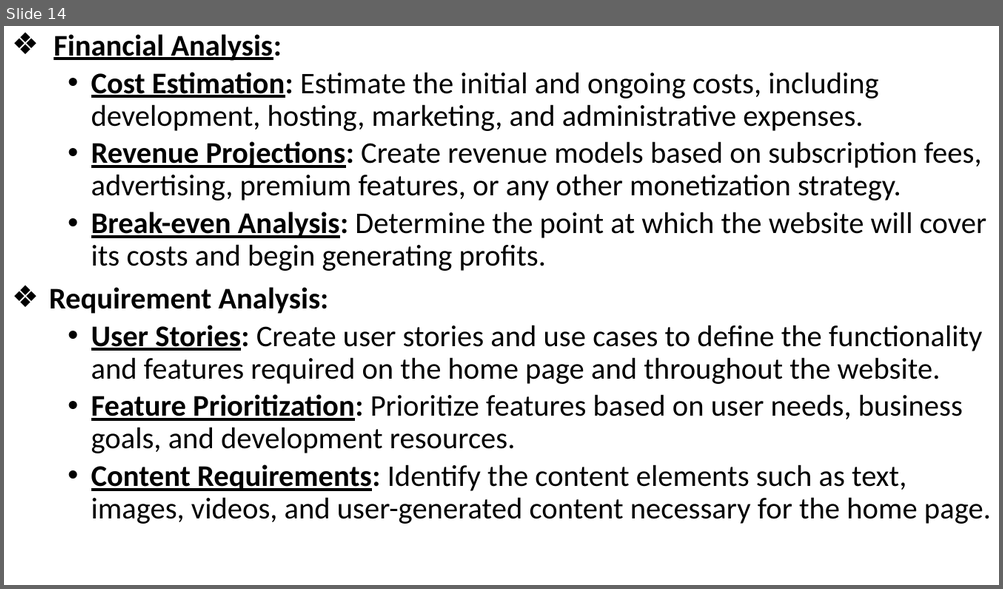
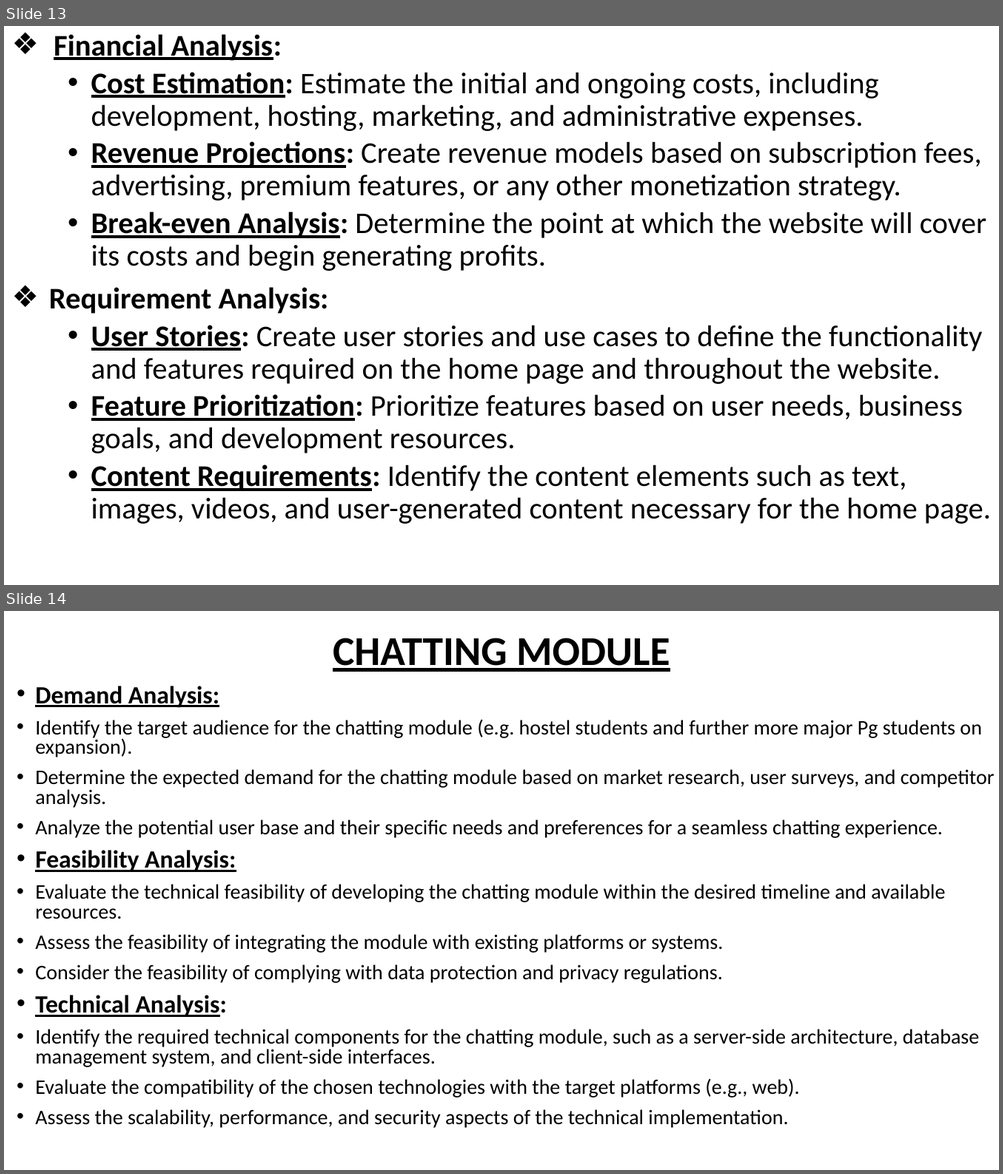
Before and after one commit to AyushPrasad-ap/RoomR, a slide deck: PBL ppt draft1.pptx. Shown one above the other, each under a label of ours: slide 14 before the commit, slides 13 and 14 after it. The pictures are 1003x589 and 1003x1174 pixels, drawn with LibreOffice and Linux fonts; fonts in the diff are those of the drawing. Boxes give left, top, right and bottom in pixels: in the first picture for what was removed or moved away, otherwise in the second. Text is boxed around its words. In the diff, an @@ line names an element or a change of style, - is before the commit and + after.

```diff
--- a/PBL ppt draft1.pptx
+++ b/PBL ppt draft1.pptx
@@ slide 14 added at (4,611,999,1170), background #FFFFFF @@
@@ title added at (333,638,669,672), 39.6 pt, text #000000, bold, underline @@
+CHATTING MODULE
@@ text added at (35,686,994,1128), 20 pt, text #000000 @@
+• Demand Analysis:
+• Identify the target audience for the chatting module (e.g. hostel students and further more major Pg students on expansion).
+• Determine the expected demand for the chatting module based on market research, user surveys, and competitor analysis.
+• Analyze the potential user base and their specific needs and preferences for a seamless chatting experience.
+• Feasibility Analysis:
+• Evaluate the technical feasibility of developing the chatting module within the desired timeline and available resources.
+• Assess the feasibility of integrating the module with existing platforms or systems.
+• Consider the feasibility of complying with data protection and privacy regulations.
+• Technical Analysis:
+• Identify the required technical components for the chatting module, such as a server-side architecture, database management system, and client-side interfaces.
+• Evaluate the compatibility of the chosen technologies with the target platforms (e.g., web).
+• Assess the scalability, performance, and security aspects of the technical implementation.
@@ what was slide 14 is now slide 13 @@
```
Also in this commit, not shown: 1 slide changed, 1 other slide added, 2 other files.
